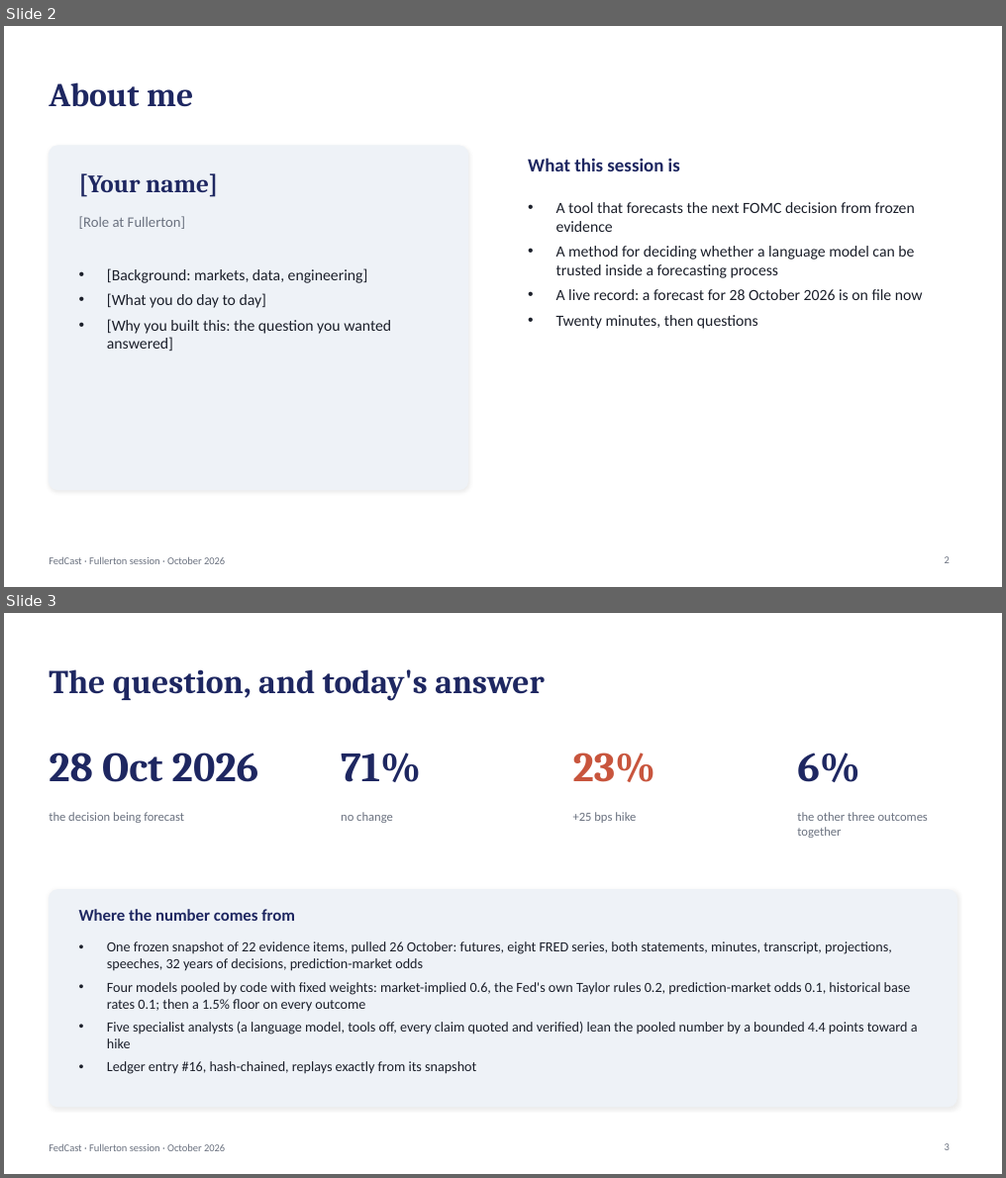
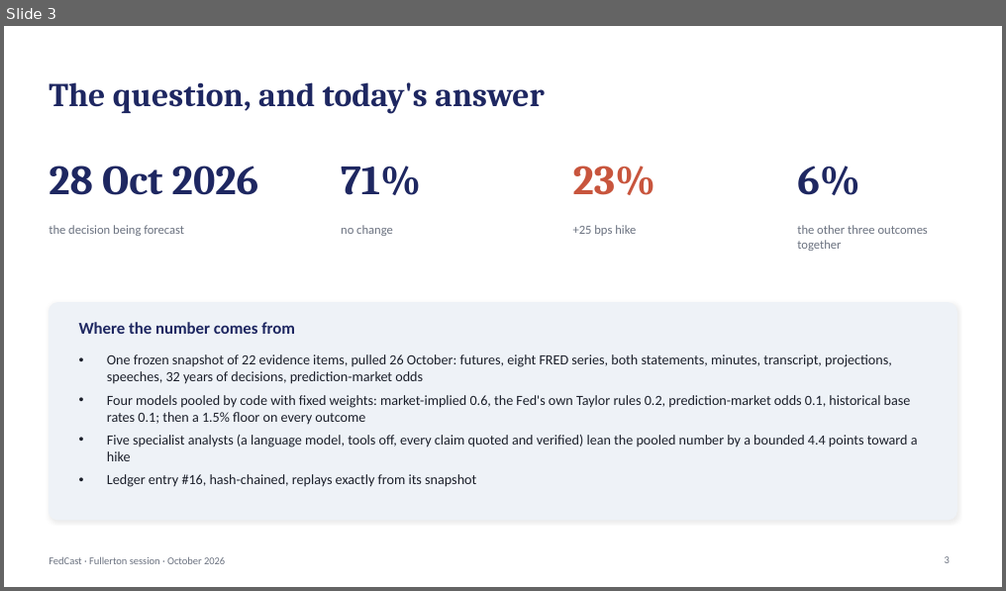
Before and after one commit to kmt112/fed-forecast, a slide deck: docs/FedCast_Fullerton.pptx. Shown one above the other, each under a label of ours: slides 2 and 3 before the commit, slide 3 after it. The pictures are 1006x1178 and 1006x591 pixels, drawn with LibreOffice and Linux fonts; fonts in the diff are those of the drawing. Boxes give left, top, right and bottom in pixels: in the first picture for what was removed or moved away, otherwise in the second. Text is boxed around its words. In the diff, an @@ line names an element or a change of style, - is before the commit and + after.

```diff
--- a/docs/FedCast_Fullerton.pptx
+++ b/docs/FedCast_Fullerton.pptx
@@ slide 2 removed at [4, 26, 1002, 587], background #FFFFFF; not listed: 1 template element that a slide beside it also shows @@
@@ title removed at [49, 82, 193, 107] @@
-About me
@@ rounded rectangle removed at [49, 146, 468, 490] @@
@@ text removed at [79, 174, 218, 197] @@
-[Your name]
@@ text removed at [528, 158, 680, 172] @@
-What this session is
@@ text removed at [556, 202, 923, 329] @@
-• A tool that forecasts the next FOMC decision from frozen evidence
-• A method for deciding whether a language model can be trusted inside a forecasting process
-• A live record: a forecast for 28 October 2026 is on file now
-• Twenty minutes, then questions
@@ text removed at [79, 216, 185, 229] @@
-[Role at Fullerton]
@@ text removed at [107, 269, 391, 351] @@
-• [Background: markets, data, engineering]
-• [What you do day to day]
-• [Why you built this: the question you wanted answered]
@@ page number removed at [944, 557, 949, 564] @@
-2
```
Also in this commit, not shown: 1 slide changed, 7 slides added, 2 other files.
